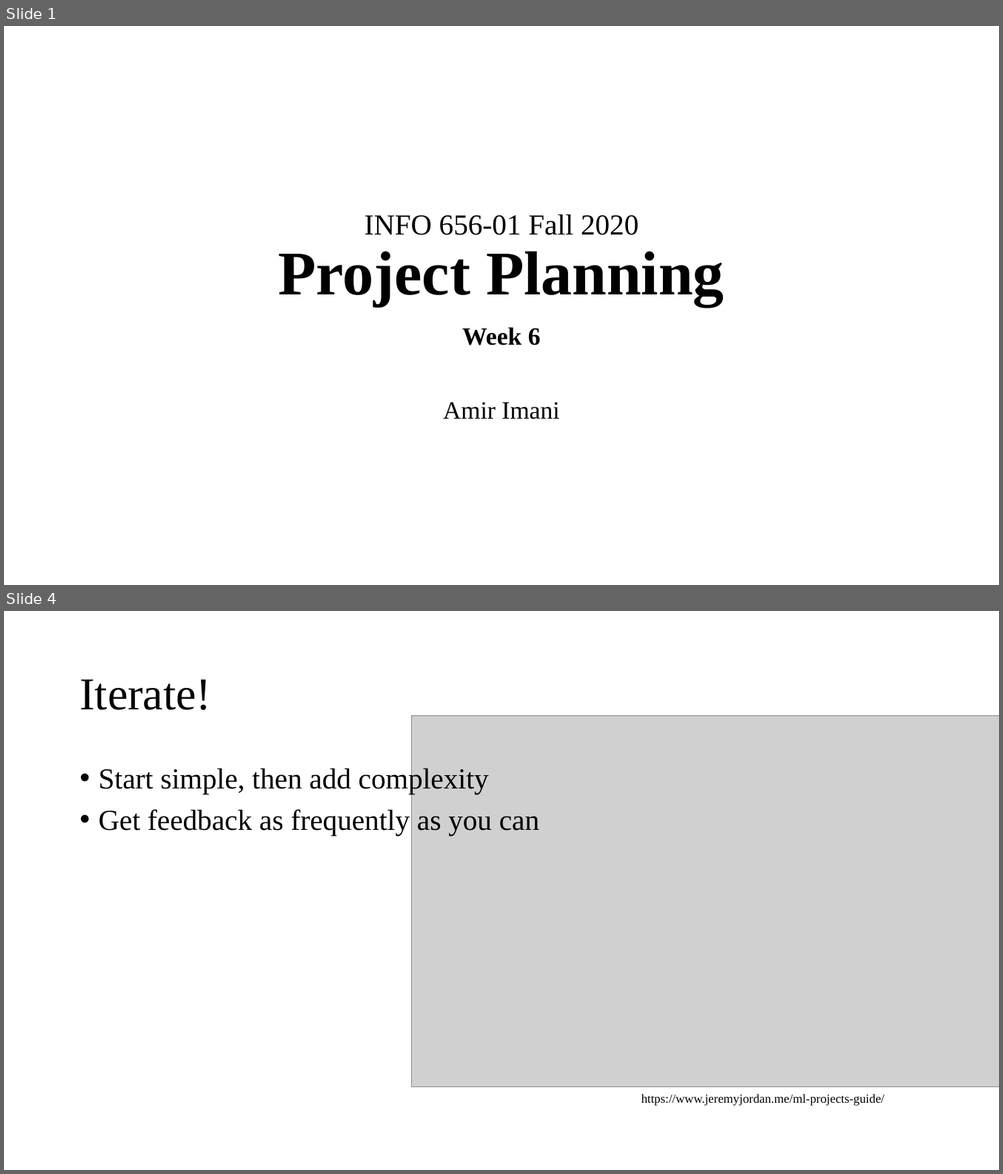
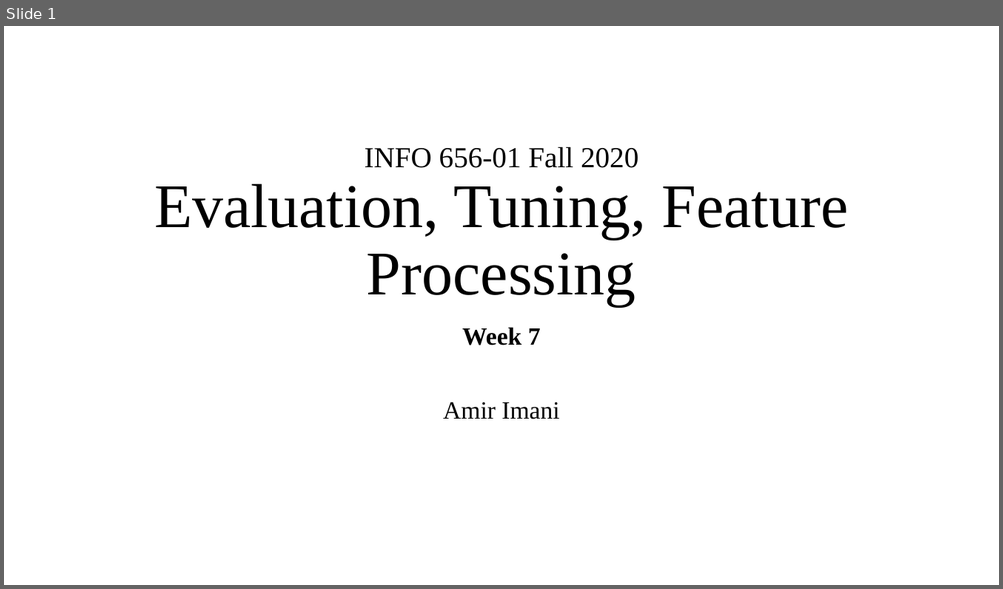
Before and after one commit to Amirosimani/Machine_Learning_Pratt, a slide deck: course slides/week_06.pptx. Shown one above the other, each under a label of ours: slides 1 and 4 before the commit, slide 1 after it; the slides between them are not shown. The pictures are 1003x1174 and 1003x589 pixels, drawn with LibreOffice and Linux fonts; fonts in the diff are those of the drawing; grey boxes stand for pictures. Boxes give left, top, right and bottom in pixels: in the first picture for what was removed or moved away, otherwise in the second. Text is boxed around its words. In the diff, an @@ line names an element or a change of style, - is before the commit and + after.

```diff
--- a/course slides/week_06.pptx
+++ b/course slides/week_06.pptx
@@ slide 4 removed at bbox=[4, 611, 999, 1170], background #FFFFFF @@
@@ title removed at bbox=[79, 679, 211, 710] @@
-Iterate!
@@ picture removed at bbox=[412, 715, 999, 1087] @@
@@ text removed at bbox=[99, 766, 539, 836] @@
-• Start simple, then add complexity
-• Get feedback as frequently as you can
@@ text removed at bbox=[641, 1094, 885, 1106] @@
-https://www.jeremyjordan.me/ml-projects-guide/
@@ slide 1 changed as well @@
@@ title at bbox=[154, 147, 848, 306]: text changed; size 28 to 60 pt @@
-INFO 656-01 Fall 2020
-Project Planning
+INFO 656-01 Fall 2020
+Evaluation, Tuning, Feature Processing
@@ subtitle at bbox=[462, 327, 540, 346]: text changed @@
-Week 6
+Week 7
```
Also in this commit, not shown: 9 slides added, 4 other slides removed, 10 other files.
